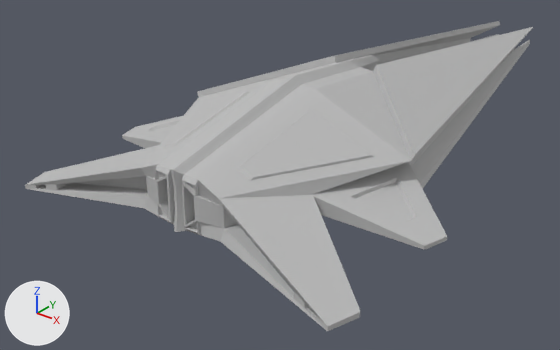
An edit to the FBX model GameContent/Models/Omicron.fbx, drawn before and after from the same camera.
Rendered twice from a 50 mm camera at (0.0685, -0.1154, 0.0523) aimed at (-0.0106, -0.0166, -0.009). Every picture has the same lights, and +X, +Y and +Z are marked at lower left. Where no turn or scale is listed for an object, it has been applied to the vertices.

Before the edit, the objects in view are built like this:
```python
me_mesh = bpy.data.meshes.new('Mesh')
me_mesh.from_pydata(...)  # 216 vertices, 222 faces; spans x -0.0303..0.0303, y -0.0574..0.0574, z -0.0095..0.0095
me_mesh.materials.append(mat_blinn1)  # grey #bcbcbc
ob_omicron_low = bpy.data.objects.new('Omicron_Low', me_mesh)
ob_omicron_low.location = (0.0, 0.0007, 0.0052)
```
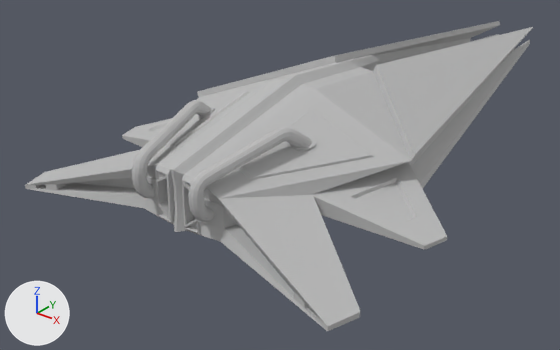
Commit message: Omicron model added.

Diff of the bpy script that builds the scene:
```diff
--- a/GameContent/Models/Omicron.fbx.py
+++ b/GameContent/Models/Omicron.fbx.py
@@ me_mesh @@
 # used by ob_omicron_low; location = (0.0, 0.0007, 0.0052)
-me_mesh.from_pydata(...)  # 216 vertices, 222 faces; spans x -0.0303..0.0303, y -0.0574..0.0574, z -0.0095..0.0095
+me_mesh.from_pydata(...)  # 864 vertices, 918 faces; spans x -0.0303..0.0303, y -0.0574..0.0574, z -0.0095..0.0095
+# me_mesh part 1: a new loose piece of 240 vertices spanning x -0.0104..-0.0043, y -0.0552..-0.0349, z -0.0027..0.0073, in mat_blinn1 (grey #bcbcbc)
+# me_mesh part 2: a new loose piece of 240 vertices spanning x 0.0043..0.0104, y -0.0552..-0.0349, z -0.0027..0.0073, in mat_blinn1 (grey #bcbcbc)
+# me_mesh part 3: a new loose piece of 42 vertices spanning x -0.0106..-0.0067, y -0.0387..-0.0347, z 0.0011..0.0049, in mat_blinn1 (grey #bcbcbc)
+# me_mesh part 4: a new loose piece of 42 vertices spanning x 0.0067..0.0106, y -0.0387..-0.0347, z 0.0011..0.0049, in mat_blinn1 (grey #bcbcbc)
+# me_mesh part 5: a new loose piece of 42 vertices spanning x 0.0038..0.0063, y -0.0528..-0.051, z -0.0029..-0.0005, in mat_blinn1 (grey #bcbcbc)
 me_mesh.materials.append(mat_blinn1)
```

Location of each change, (x1, y1, x2, y2) in pixels of the pictures (560 x 350 px):
part 1 of me_mesh, added: after (132, 100, 212, 198)
part 2 of me_mesh, added: after (188, 127, 312, 222)
part 3 of me_mesh, added: after (198, 107, 215, 119)
part 4 of me_mesh, added: after (290, 135, 315, 151)
part 5 of me_mesh, added: after (205, 205, 216, 222)
